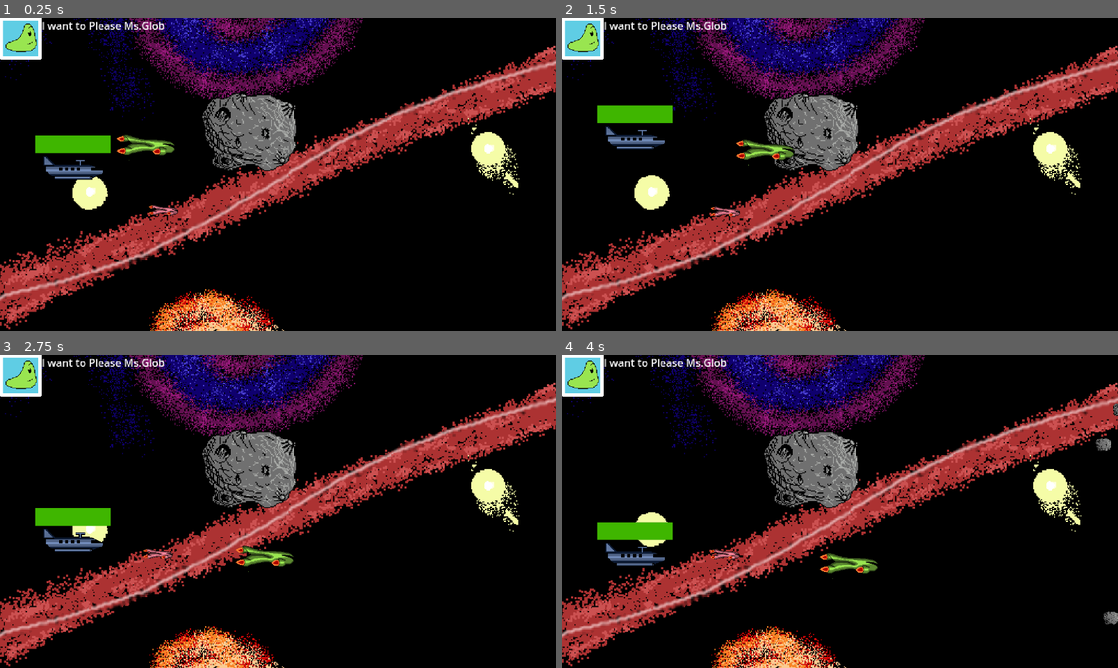
Above: before the commit, frames 1-4 (two rows, left to right).
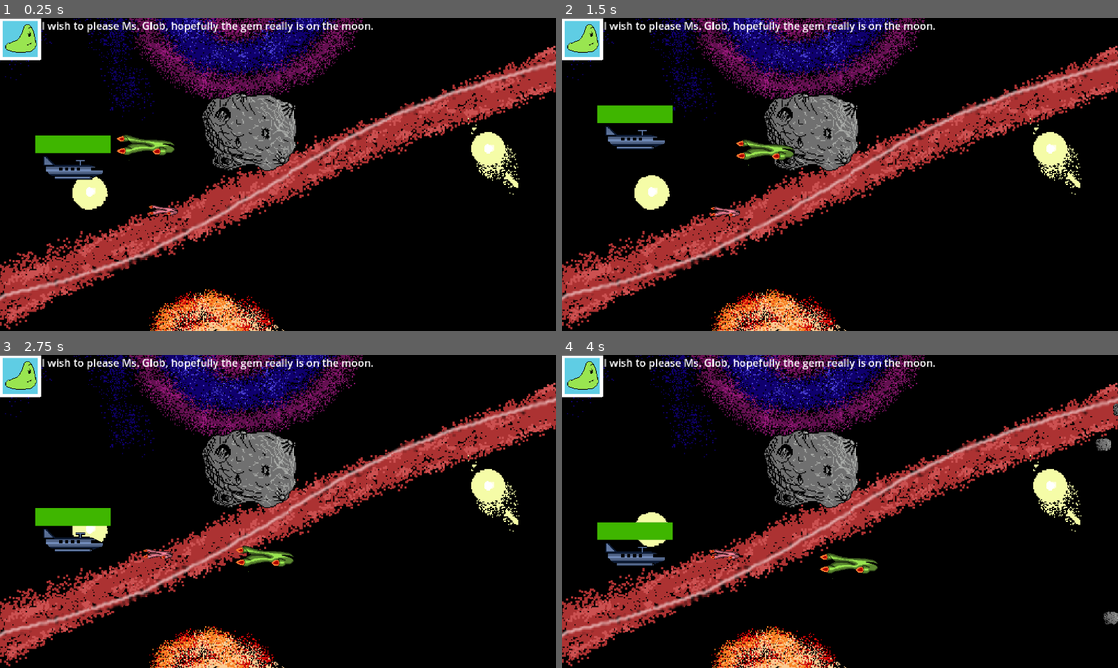
Above: after the commit, the same moments.

Repository: LastAeon77/JambandGame
Game: Godot game, scene res://scenes/space_level.tscn
Same seed, same stepped clock (60 frames per second), same inputs: the game is played once before the commit and once after it. The engine's default icon, where the game draws it, is replaced by a stand-in: a white triangle on a blue panel in a dark square.
Inputs:
- Up to frame 1 (0.25 s): no input
- Up to frame 2 (1.5 s): hold Right (right_player_1) 0.53-1.28 s; tap F (decelerrate) at 0.6 s; hold Down (down_player_1) from 1.28 s (still down); tap S (down_player_2) at 1.35 s
- Up to frame 3 (2.75 s): release Down (down_player_1) at 2.03 s; hold Right (right_player_1) from 2.03 s (still down); tap A (left_player_2) at 2.1 s
- Up to frame 4 (4 s): release Right (right_player_1) at 2.78 s; hold R (accelerate) 2.78-3.53 s; tap D (right_player_2) at 2.85 s; hold Left (left_player_1) from 3.53 s (still down); tap L (test_asteroid) at 3.6 s

The runs differ from the first frame. In frame 1, 1.0% of the frame differs, in the area x 0-68%, y 0-14%; in frame 2, 1.0%; in frame 3, 1.0%; in frame 4, 1.0%.

Commit message:
update dialouge

Diff:
--- /dev/null
+++ b/Texts/SpaceStageDialouge.json
@@ -0,0 +1,17 @@
+[
+	{
+		"id":1,
+		"sprite":"Casual",
+		"text": "I wish to please Ms. Glob, hopefully the gem really is on the moon."
+	},
+	{
+		"id":2,
+		"sprite":"Concerned",
+		"text": "Wait, what is that over there?"
+	},
+	{
+		"id":3,
+		"sprite":"Scared",
+		"text": "Asteroids!!!"
+	}
+]
--- a/scenes/story_commentary.tscn
+++ b/scenes/story_commentary.tscn
@@ -1,6 +1,9 @@
-[gd_scene load_steps=2 format=3 uid="uid://bfvileha64fqy"]
+[gd_scene load_steps=5 format=3 uid="uid://bfvileha64fqy"]
 
+[ext_resource type="Script" path="res://scripts/story_commentary.gd" id="1_1frkp"]
 [ext_resource type="Texture2D" uid="uid://djbsy7gtfcvcj" path="res://sprites/MrBlob/Mr. Blob Casual.png" id="1_a0s0a"]
+[ext_resource type="Texture2D" uid="uid://bgh1mhulmpsey" path="res://sprites/MrBlob/Mr. Blob Concerned.png" id="3_uqm2w"]
+[ext_resource type="Texture2D" uid="uid://dxbcwdjpgcplq" path="res://sprites/MrBlob/Mr. Blob Scared.png" id="4_6pm6l"]
 
 [node name="Story_Commentary" type="Control"]
 layout_mode = 3
@@ -10,12 +13,7 @@
 grow_horizontal = 2
 grow_vertical = 2
 scale = Vector2(3, 3)
-
-[node name="TextureRect" type="TextureRect" parent="."]
-layout_mode = 0
-offset_right = 40.0
-offset_bottom = 40.0
-texture = ExtResource("1_a0s0a")
+script = ExtResource("1_1frkp")
 
 [node name="RichTextLabel" type="RichTextLabel" parent="."]
 layout_mode = 0
@@ -24,3 +22,15 @@
 offset_bottom = 106.0
 text = "I want to Please Ms.Glob
 "
+
+[node name="Casual" type="Sprite2D" parent="."]
+position = Vector2(31.3333, 33)
+texture = ExtResource("1_a0s0a")
+
+[node name="Concerned" type="Sprite2D" parent="."]
+position = Vector2(31.3333, 33)
+texture = ExtResource("3_uqm2w")
+
+[node name="Scared" type="Sprite2D" parent="."]
+position = Vector2(31.3333, 33)
+texture = ExtResource("4_6pm6l")
--- a/scripts/PathFollow2D.gd
+++ b/scripts/PathFollow2D.gd
@@ -3,6 +3,7 @@
 
 var speed = 0.008
 var resume = false
+var triggers = [0.1,0.12,0.15]
 # Called every frame. 'delta' is the elapsed time since the previous frame.
 
 func _ready():
@@ -10,6 +11,12 @@
 	SignalBus.connect("_pause",pause_function)
 
 func _physics_process(delta):
+	print(progress_ratio)
+	if triggers:
+		if progress_ratio > triggers[0]:
+			triggers.pop_front()
+			SignalBus.emit_signal("_moon_story_next")
+
 	if resume:
 		progress_ratio = min(progress_ratio + delta * speed,1)
 	if progress_ratio >=1:
--- a/scripts/SignalBus.gd
+++ b/scripts/SignalBus.gd
@@ -10,7 +10,7 @@
 
 signal _pause()
 
-signal _restart_moon_stage()
+signal _moon_story_next()
 # Called when the node enters the scene tree for the first time.
 func _ready():
 	pass # Replace with function body.
--- /dev/null
+++ b/scripts/story_commentary.gd
@@ -0,0 +1,46 @@
+extends Control
+
+var file = "res://Texts/SpaceStageDialouge.json"
+var json_dict_data = null
+var count = -1
+# Called when the node enters the scene tree for the first time.
+func _ready():
+	var json_as_text = FileAccess.get_file_as_string(file)
+	json_dict_data = JSON.parse_string(json_as_text)
+	SignalBus.connect("_moon_story_next",next_story)
+	SignalBus.connect("_moon_gem_stage_restart",restart)
+	$Casual.visible = false
+	$Concerned.visible = false
+	$Scared.visible = false
+	next_story()
+
+
+# Called every frame. 'delta' is the elapsed time since the previous frame.
+func _process(delta):
+	pass
+
+func restart():
+	count = -1
+	$Casual.visible = false
+	$Concerned.visible = false
+	$Scared.visible = false
+	$RichTextLabel.visible = false
+	next_story()
+
+func next_story():
+	count = count + 1
+	if count>=len(json_dict_data):
+		$Casual.visible = false
+		$Concerned.visible = false
+		$Scared.visible = false
+		$RichTextLabel.visible = false
+	else:
+		var curr = json_dict_data[count]
+		var text = curr["text"]
+		var sprite = curr["sprite"]
+		$Casual.visible = false
+		$Concerned.visible = false
+		$Scared.visible = false
+		get_node(sprite).visible = true
+		$RichTextLabel.visible = true
+		$RichTextLabel.text = text
Renamed: Stats/Stat.json -> Texts/Stat.json
Renamed: Stats/Stat.tres -> Texts/Stat.tres
